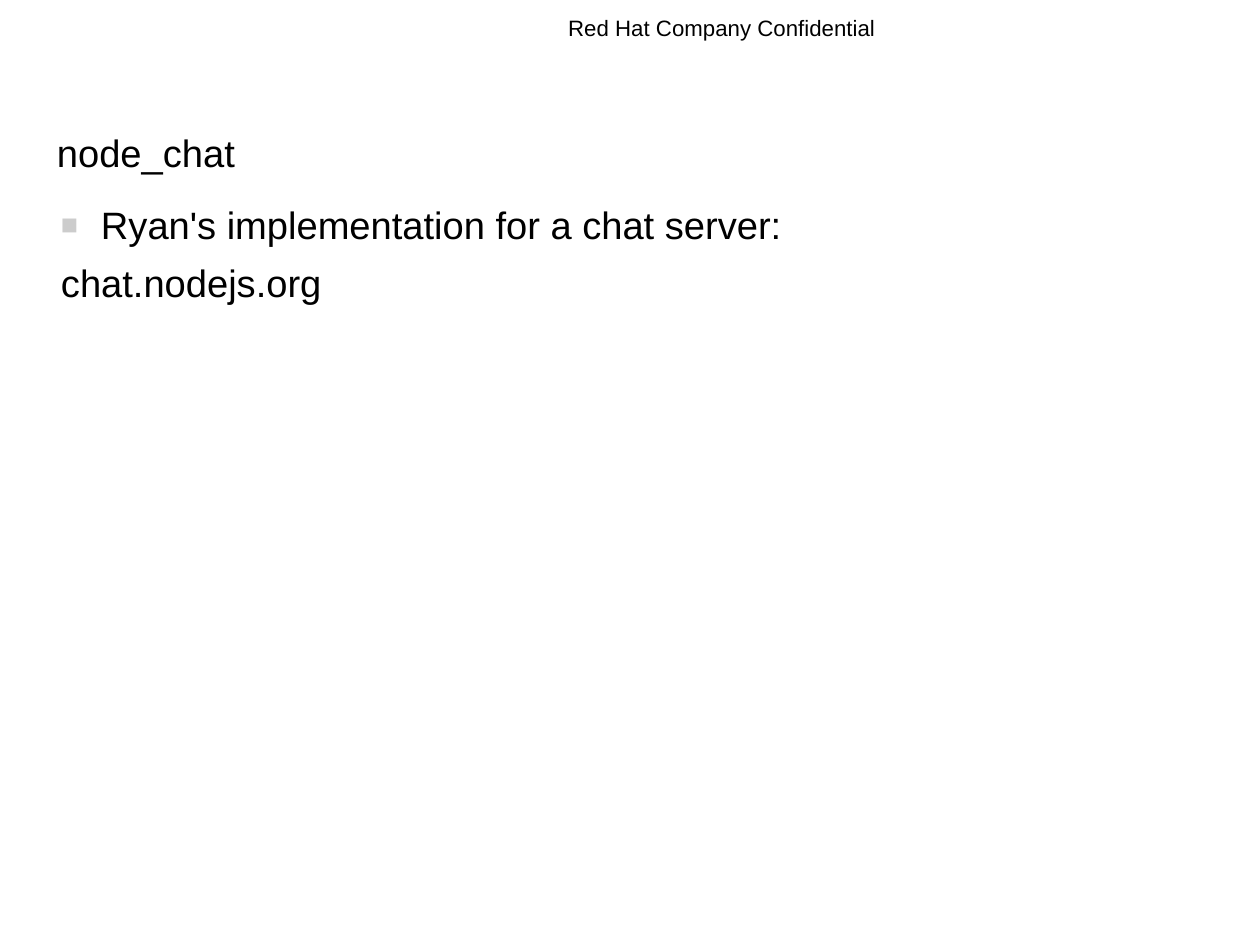
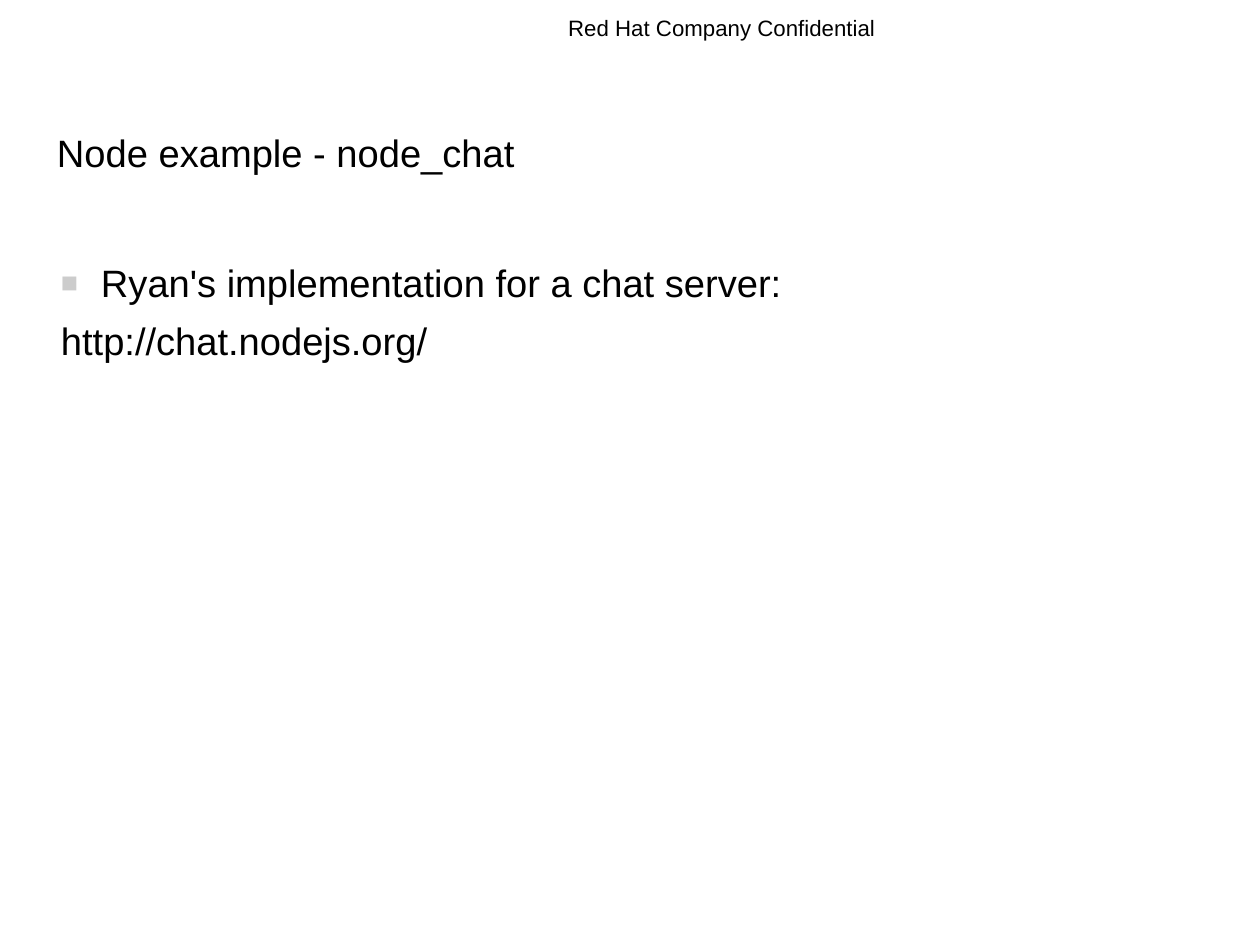
Before and after one commit to rhyw/node-trial, a slide deck: slide 11 of node-introduction.odp (slide 10 before the commit). Drawn at 1260x945 pixels with LibreOffice and Linux fonts; fonts in the diff are those of the drawing; background and template pictures are left out. Boxes give left, top, right and bottom in pixels: in the first picture for what was removed or moved away, otherwise in the second. Text is boxed around its words. In the diff, an @@ line names an element or a change of style, - is before the commit and + after.

```diff
--- a/node-introduction.odp
+++ b/node-introduction.odp
@@ title at <box>57,139,514,175</box>: text changed @@
-node_chat
+Node example - node_chat
@@ text at <box>61,327,427,363</box>: text changed @@
-chat.nodejs.org
+http://chat.nodejs.org/
```
Also in this commit, not shown: 13 other slides changed, 6 slides added, 1 slide removed.
